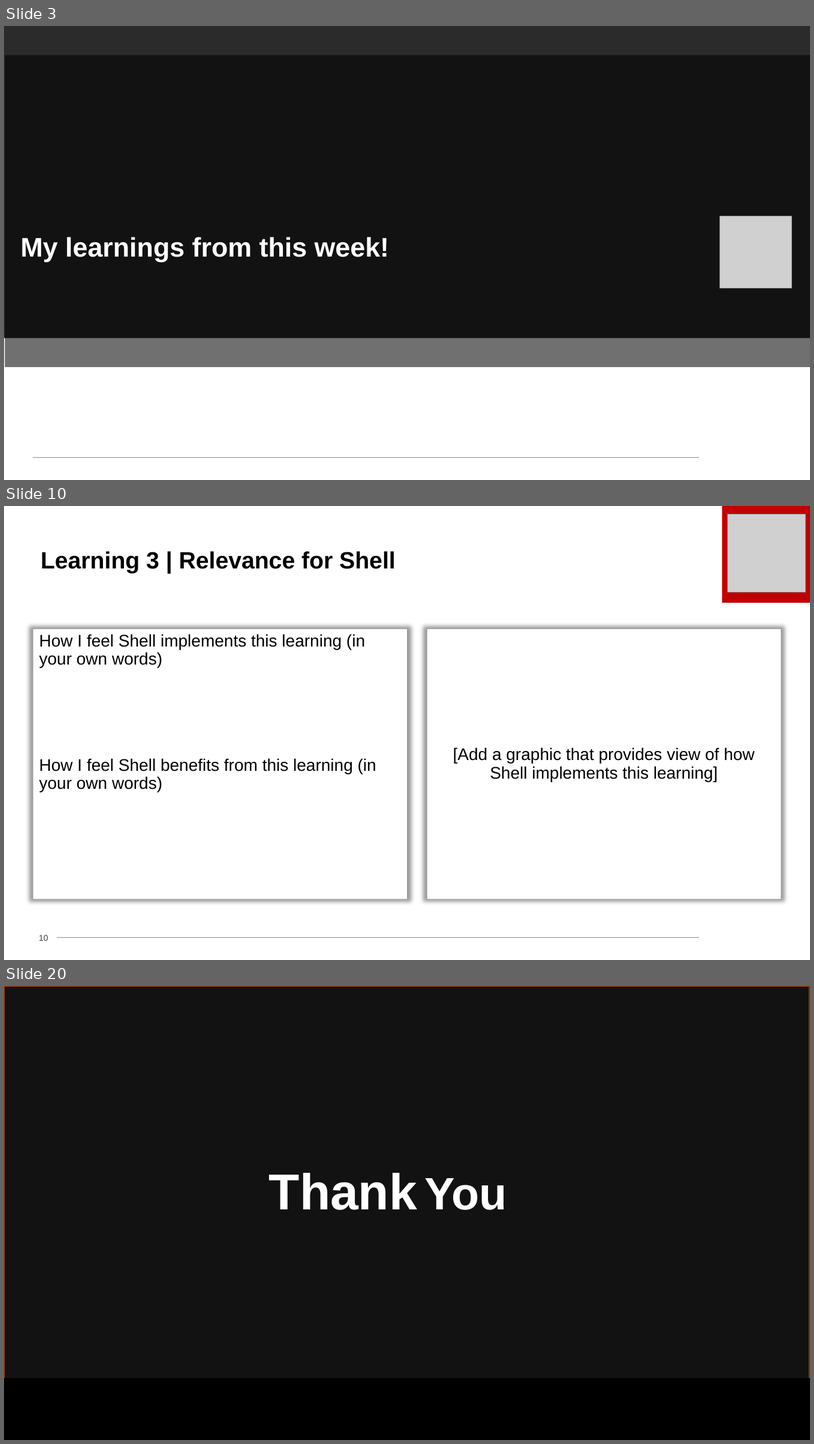
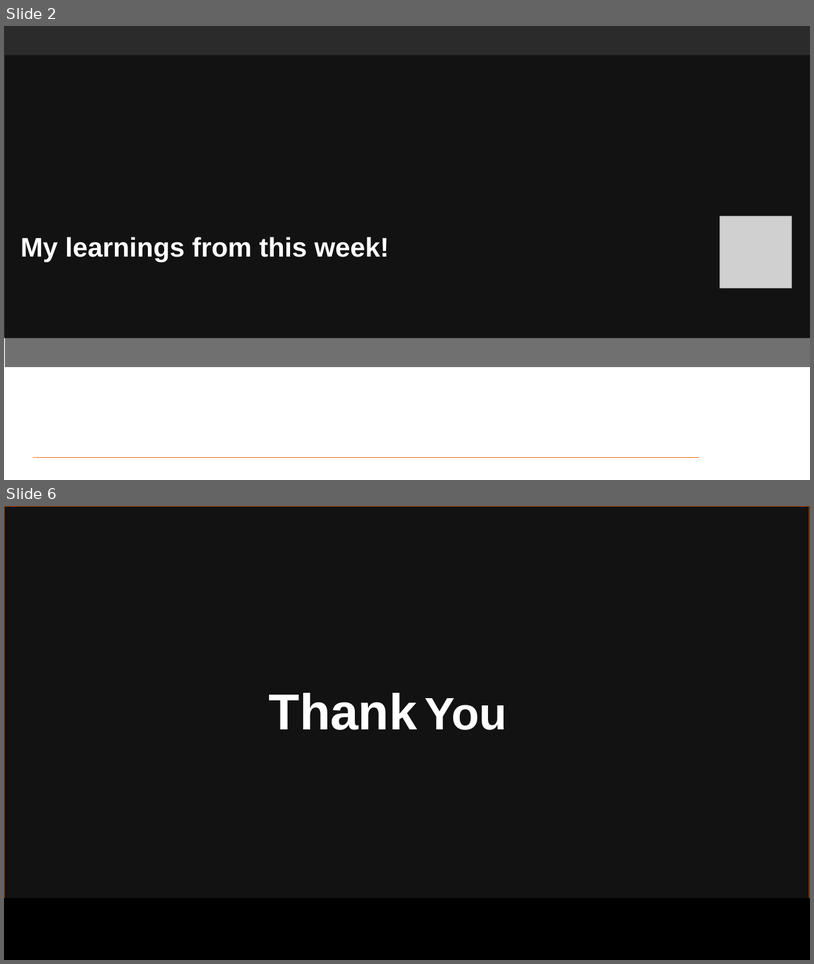
Before and after one commit to cherryycodes/unext, a slide deck: tech day 1.pptx. Shown one above the other, each under a label of ours: slides 3, 10 and 20 before the commit, slides 2 and 6 after it; the slides between them are not shown. The pictures are 814x1444 and 814x964 pixels, drawn with LibreOffice and Linux fonts; fonts in the diff are those of the drawing; grey boxes stand for pictures; background and template pictures are left out; a plain dark background stands for a picture behind light text. Boxes give left, top, right and bottom in pixels: in the first picture for what was removed or moved away, otherwise in the second. Text is boxed around its words. In the diff, an @@ line names an element or a change of style, - is before the commit and + after.

```diff
--- a/tech day 1.pptx
+++ b/tech day 1.pptx
@@ slide 10 removed at (x1=4, y1=506, x2=810, y2=960), background #FFFFFF @@
@@ rectangle removed at (x1=723, y1=506, x2=810, y2=603) @@
@@ picture removed at (x1=728, y1=514, x2=806, y2=592) @@
@@ title removed at (x1=41, y1=551, x2=396, y2=573) @@
-Learning 3 | Relevance for Shell
@@ rectangle removed at (x1=33, y1=630, x2=407, y2=899) @@
-How I feel Shell implements this learning (in your own words)
-How I feel Shell benefits from this learning (in your own words)
@@ rectangle removed at (x1=428, y1=630, x2=782, y2=899) @@
-[Add a graphic that provides view of how Shell implements this learning]
@@ page number removed at (x1=39, y1=934, x2=48, y2=940) @@
-10
@@ line removed from (57, 937) to (699, 937) @@
@@ what was slide 3 is now slide 2 @@
@@ what was slide 20 is now slide 6 @@
```
Also in this commit, not shown: 4 slides changed, 13 other slides removed, 1 other file.
